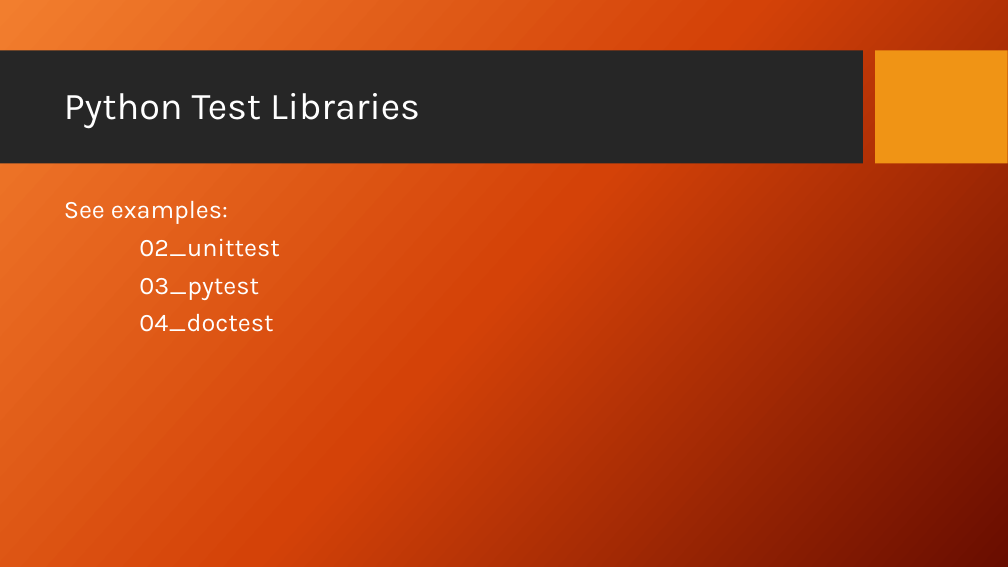
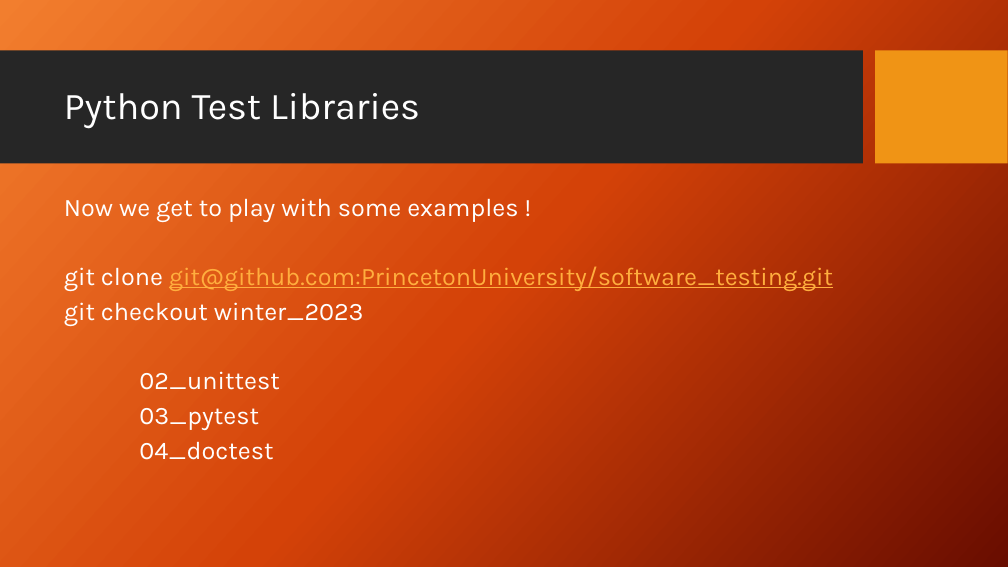
Before and after one commit to PrincetonUniversity/software_testing, a slide deck: slide 6 of UnitTestingSlides.pptx. Drawn at 1008x567 pixels with LibreOffice and Linux fonts; fonts in the diff are those of the drawing; background and template pictures are left out. Boxes give left, top, right and bottom in pixels: in the first picture for what was removed or moved away, otherwise in the second. Text is boxed around its words. In the diff, an @@ line names an element or a change of style, - is before the commit and + after.

```diff
--- a/UnitTestingSlides.pptx
+++ b/UnitTestingSlides.pptx
@@ text at (x1=64, y1=198, x2=833, y2=326): text changed @@
-See examples:
+Now we get to play with some examples !
+git clone git@github.com:PrincetonUniversity/software_testing.git
+git checkout winter_2023
@@ text at (x1=139, y1=371, x2=279, y2=460): line spacing 0.9 to 0.8 @@
```
Also in this commit, not shown: 2 other slides changed, 7 slides added.
